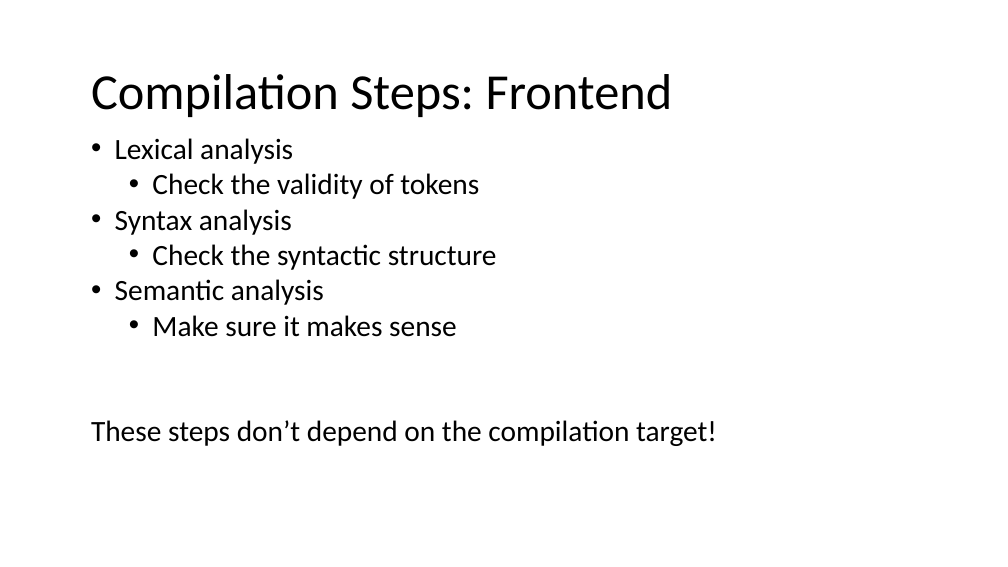
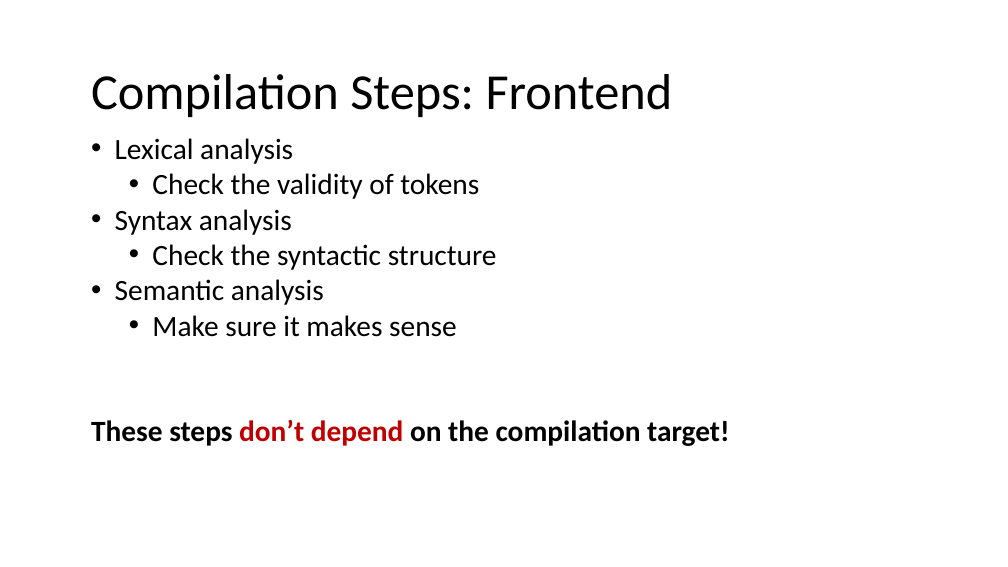
Before and after one commit to nivshani/compilation, a slide deck: slide 8 of new_slides/lexical_analysis.pptx. Drawn at 1008x567 pixels with LibreOffice and Linux fonts; fonts in the diff are those of the drawing. Boxes give left, top, right and bottom in pixels: in the first picture for what was removed or moved away, otherwise in the second. Text is boxed around its words. In the diff, an @@ line names an element or a change of style, - is before the commit and + after.

```diff
--- a/new_slides/lexical_analysis.pptx
+++ b/new_slides/lexical_analysis.pptx
@@ text at (91,420,729,446): text colour #000000 to #C00000 in "don’t depend"; bold on in "These steps don’t depend on the compilation ..." @@
```
Also in this commit, not shown: 15 other slides changed, 1 other file.
